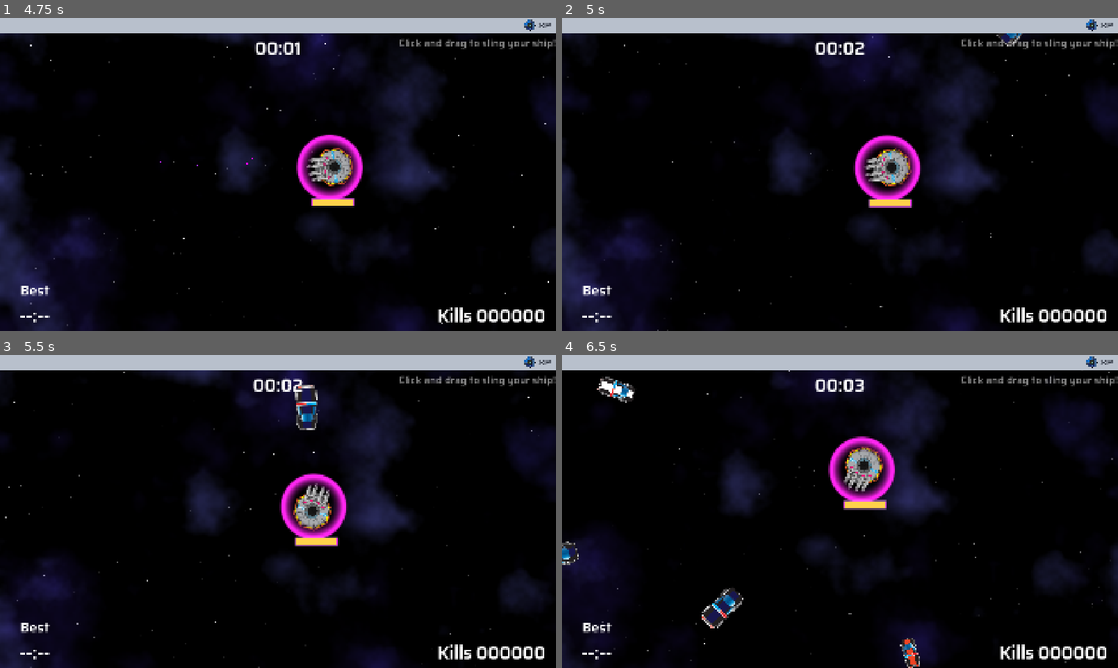
Above: before the commit, frames 1-4 (two rows, left to right).
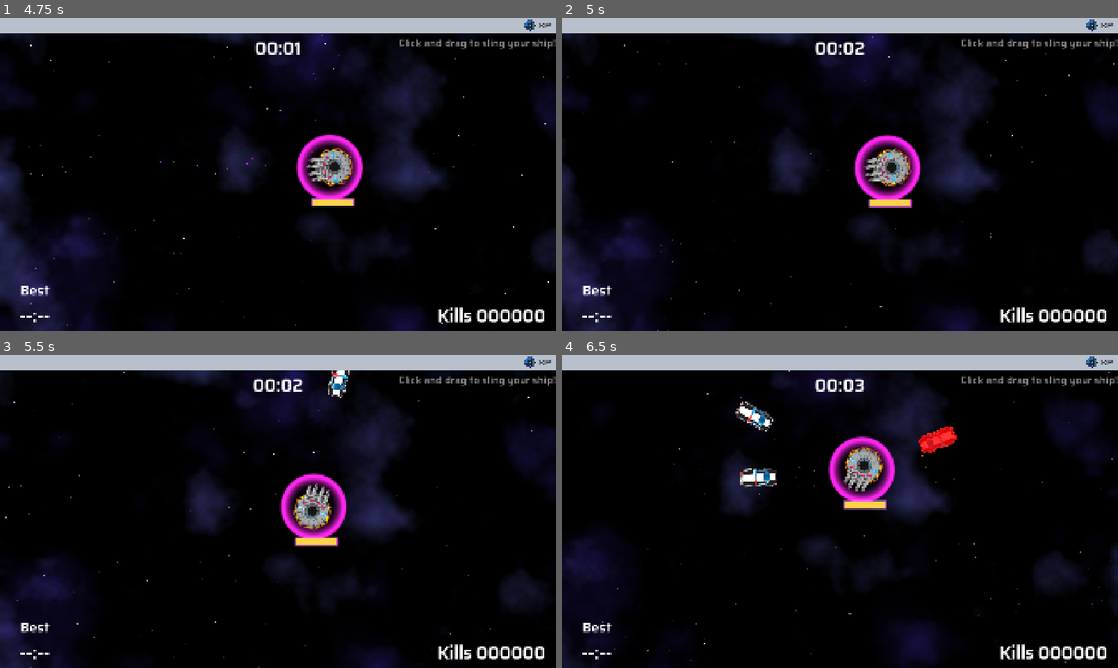
Above: after the commit, the same moments.

Repository: two-sticks-and-a-rock/space-arcade
Game: Godot game, scene res://scenes/main_menu.tscn
The game is run twice, just before and just after one commit, with the same random seed, the same clock (stepped at 60 frames per second) and the same inputs.
Inputs (mouse positions are in pixels of both pictures, inside the frame that each line leads up to):
- Up to frame 1 (4.75 s): click "START" at 0.5 s; click "SKIP" at 1.25 s; click "CONTINUE..." at 2 s; click "CONTINUE" at 2.75 s; tap Enter at 3.5 s; move the mouse to (400, 158) at 3.52 s; press the mouse at (400, 158) at 3.53 s; hold Right (move_right) 3.53-4.28 s; move the mouse to (166, 190) at 4.27 s; release the mouse at (166, 190) at 4.28 s; hold Down (move_back) from 4.28 s (still down); tap Space (sling_release) at 4.35 s
- Up to frame 2 (5 s): keep holding Down (move_back)
- Up to frame 3 (5.5 s): move the mouse to (333, 442) at 5.02 s; release Down (move_back) at 5.03 s; press the mouse at (333, 442) at 5.03 s; hold Right (move_right) from 5.03 s (still down)
- Up to frame 4 (6.5 s): move the mouse to (812, 574) at 5.77 s; release Right (move_right) at 5.78 s; release the mouse at (812, 574) at 5.78 s; hold Up (move_forward) from 5.78 s (still down); tap Space (sling_release) at 5.85 s

Frame 1 is identical in both runs. In frame 2, 0.1% of the frame differs, in the area x 78-83%, y 4-10%; in frame 3, 0.7%; in frame 4, 2.3%, in the area x 0-71%, y 6-100%.

Commit message:
stagger elite spawns

Diff:
--- a/scenes/enemies/enemy.gd
+++ b/scenes/enemies/enemy.gd
@@ -11,8 +11,6 @@
 var speed_mod : float = 1.0
 var max_hp = 100
 var curr_hp = max_hp
-
-# var does_drop_xp = randi_range(0, 100)
 
 @onready var freeze_timer : Timer = Timer.new()
 var is_frozen: bool = false
@@ -64,8 +62,6 @@
 		Sfx.play("enemy_death")
 		queue_free()
 
-
-
 func freeze(time: int):
 	if not is_frozen:
 		animated_sprite_2d.material.set_shader_parameter("status_intensity", 1.0)
@@ -76,6 +72,9 @@
 		speed = Vector2(randf_range(250.0, 300.0), 0.0)
 		is_frozen = false
 		animated_sprite_2d.material.set_shader_parameter("status_intensity", 0.0)
+
+func spawn_enemy(enemy_class = 0):
+	set_enemy_class(enemy_class)
 
 func _ready():
 	freeze_timer.one_shot = true
@@ -90,17 +89,14 @@
 	$AnimatedSprite2D.animation = mob_types[0]
 	$AnimatedSprite2D.play()
 
-	set_enemy_class()
-
-func set_enemy_class() -> void:
-	var enemy_class: int = randi_range(0, 4)
-	if enemy_class == 3:
+func set_enemy_class(enemy_class) -> void:
+	if enemy_class == 1: # ELITE_BIG
 		$AnimatedSprite2D.frame = 1
 		max_hp = 150
 		curr_hp = max_hp
 		speed_mod = 0.8
 		scale = Vector2(1.2, 1.2)
-	if enemy_class == 4:
+	if enemy_class == 2: # ELITE_FAST
 		$AnimatedSprite2D.frame = 2
 		max_hp = 50
 		curr_hp = max_hp
--- a/scenes/enemies/enemy_spawner.gd
+++ b/scenes/enemies/enemy_spawner.gd
@@ -1,6 +1,7 @@
 extends Node
 
-@export var run_time : float = 0
+@export var run_time : float = 0.0
+@export var total_run_time : float = 0.0
 
 @export var max_enemies : int = 300
 
@@ -9,6 +10,16 @@
 
 @onready var spawn_timer : Timer = $EnemyTimer
 @onready var spawn_path : PathFollow2D = $EnemyPath/EnemySpawnLocation
+
+var started_spawning_bigger_elites = false
+var start_spawning_faster_elites = false
+
+enum EnemyClass {
+	BASE,
+	ELITE_BIG,
+	ELITE_FAST,
+}
+var enemy_spawn: Array[EnemyClass] = [ EnemyClass.BASE ]
 
 func free_all_enemies() -> void:
 	for child in get_children():
@@ -25,16 +36,33 @@
 
 func _on_enemy_timer_timeout() -> void:
 	var enemy = enemy_scene.instantiate() as CharacterBody2D
+
+	enemy_spawn.shuffle()
+	enemy.spawn_enemy(enemy_spawn[0])
+
 	spawn_path.progress_ratio = randf()
 	enemy.position = spawn_path.position
 	add_child(enemy)
 
 func _physics_process(delta):
 	run_time += delta
+	total_run_time += delta
 	if run_time >= 30:
 		run_time = 0
 		enemy_frequency = enemy_frequency * 0.9
 		spawn_timer.wait_time = enemy_frequency
+
+	if (total_run_time >= 30 && !started_spawning_bigger_elites):
+		started_spawning_bigger_elites = true
+
+		# 75% chance spawn base, 25% chance spawn elite big
+		enemy_spawn = [EnemyClass.BASE, EnemyClass.BASE, EnemyClass.BASE, EnemyClass.ELITE_BIG]
+
+	if (total_run_time >= 60 && !start_spawning_faster_elites):
+		start_spawning_faster_elites = true
+
+		# 50% chance spawn base, 25% chance spawn elite big, 25% chance spawn elite fast
+		enemy_spawn = [EnemyClass.BASE, EnemyClass.BASE, EnemyClass.ELITE_BIG, EnemyClass.ELITE_FAST]
 
 	var spawned_enemies = get_children().filter(func(child):
 		return child is CharacterBody2D
